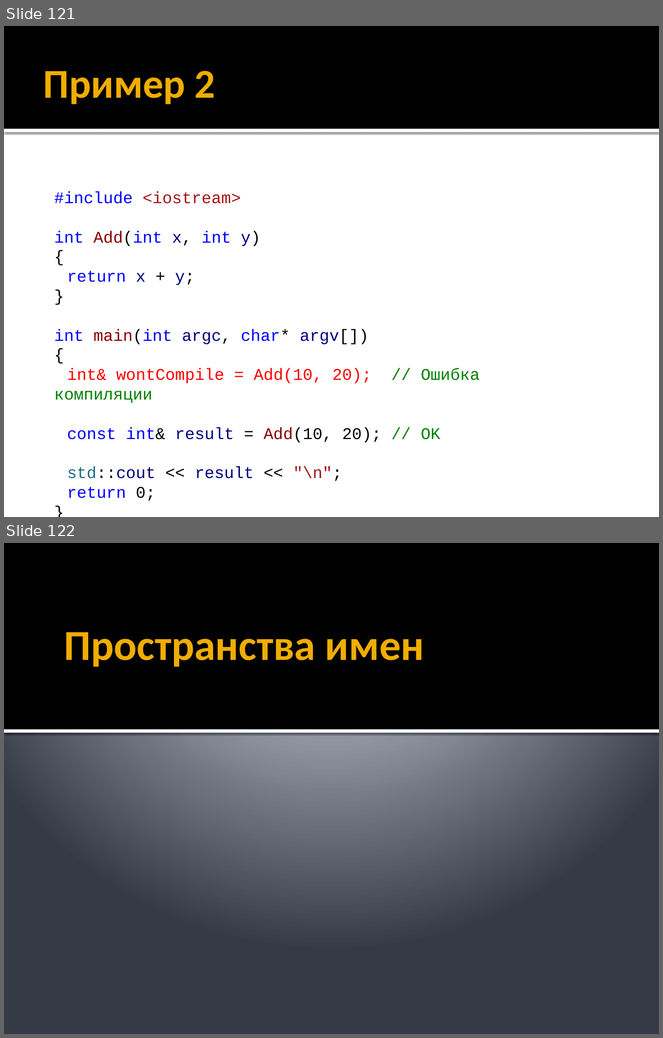
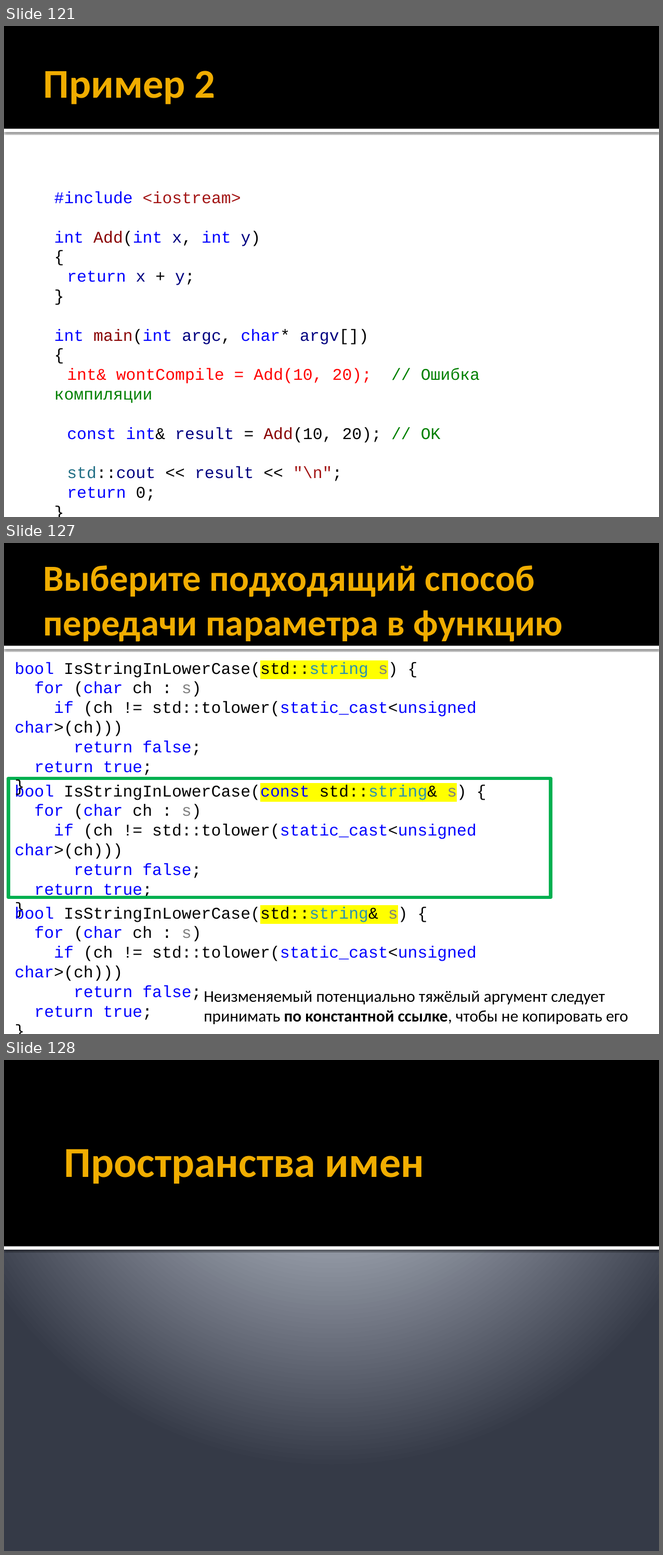
Before and after one commit to alexey-malov/oop, a slide deck: lectures/01/Синтаксис C++.pptx. Shown one above the other, each under a label of ours: slides 121 and 122 before the commit, slides 121, 127 and 128 after it; the slides between them are not shown. The pictures are 663x1038 and 663x1555 pixels, drawn with LibreOffice and Linux fonts; fonts in the diff are those of the drawing. Boxes give left, top, right and bottom in pixels: in the first picture for what was removed or moved away, otherwise in the second. Text is boxed around its words. In the diff, an @@ line names an element or a change of style, - is before the commit and + after.

```diff
--- a/lectures/01/Синтаксис C++.pptx
+++ b/lectures/01/Синтаксис C++.pptx
@@ slide 127 added at [4,543,659,1034], background #FFFFFF; not listed: 2 template elements that a slide beside it also shows @@
@@ title added at [44,565,563,642], 40.5 pt, text #F0AD00, bold @@
+Выберите подходящий способ передачи параметра в функцию
@@ text added at [15,662,477,775], 18 pt, text #000000 @@
+bool IsStringInLowerCase(std::string s) {
+for (char ch : s)
+if (ch != std::tolower(static_cast<unsigned char>(ch)))
+return false;
+return true;
+}
@@ rectangle added at [9,778,551,898], outline #00B050 3.78 pt @@
@@ text added at [15,785,477,899], 18 pt, text #0000FF @@
+bool IsStringInLowerCase(const std::string& s) {
+for (char ch : s)
+if (ch != std::tolower(static_cast<unsigned char>(ch)))
+return false;
+return true;
+}
@@ text added at [15,907,477,1020], 18 pt, text #000000 @@
+bool IsStringInLowerCase(std::string& s) {
+for (char ch : s)
+if (ch != std::tolower(static_cast<unsigned char>(ch)))
+return false;
+return true;
+}
@@ text added at [204,991,629,1025], 18 pt, text #000000 @@
+Неизменяемый потенциально тяжёлый аргумент следует принимать по константной ссылке, чтобы не копировать его
@@ what was slide 122 is now slide 128 @@
```
Also in this commit, not shown: 5 other slides added, 30 other files.
